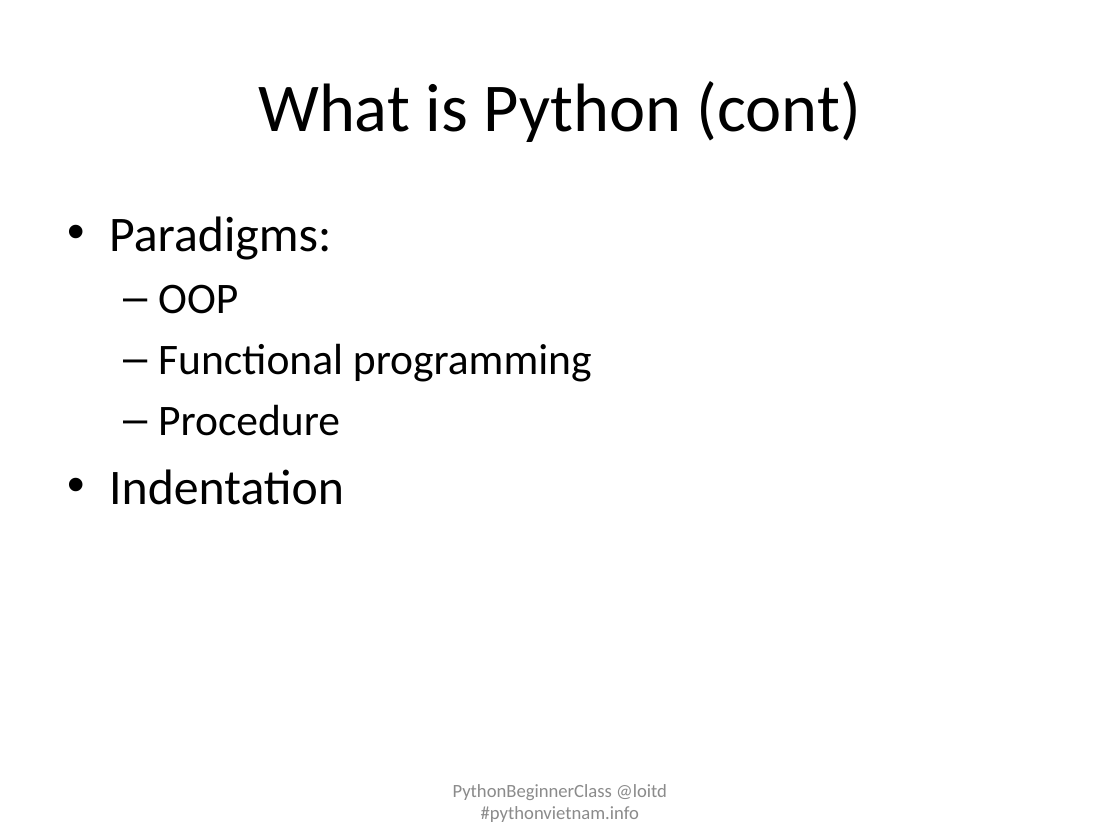
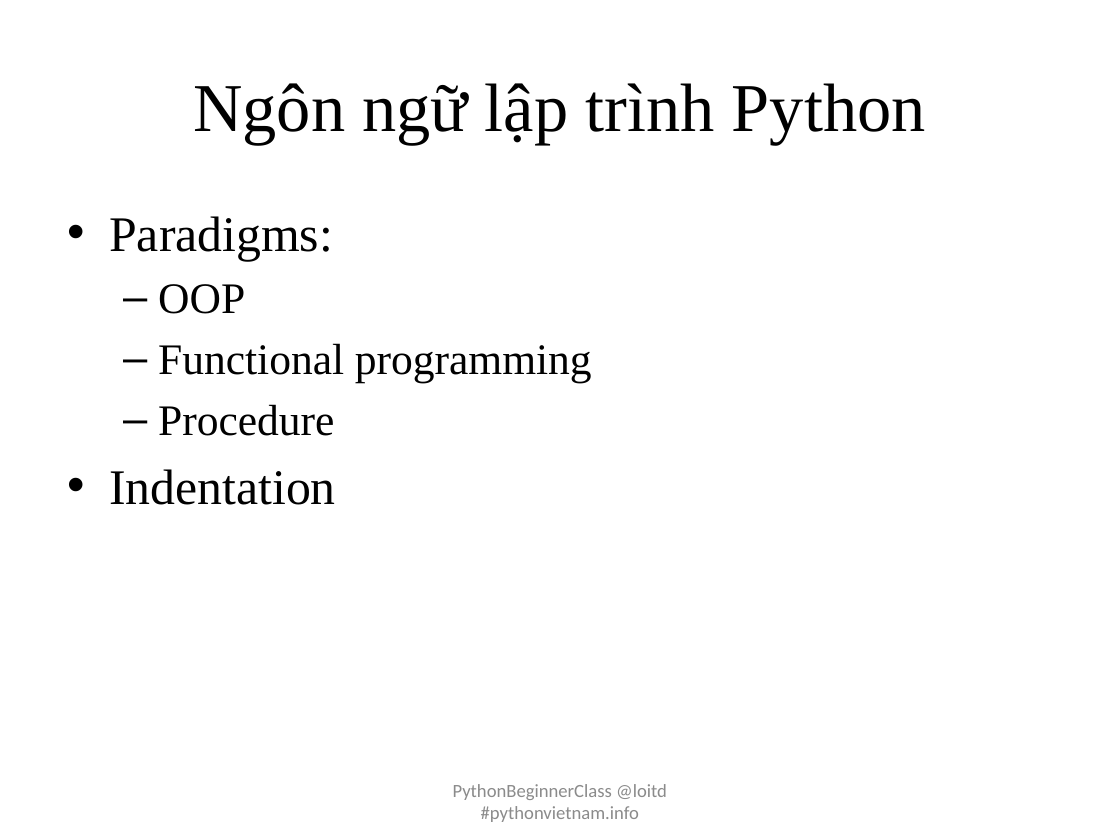
Before and after one commit to pythonvietnam/pbc032015, a slide deck: slide 10 of pbc-day-01-introduction.pptx (slide 8 before the commit). Drawn at 1120x840 pixels with LibreOffice and Linux fonts; fonts in the diff are those of the drawing. Boxes give left, top, right and bottom in pixels: in the first picture for what was removed or moved away, otherwise in the second. Text is boxed around its words. In the diff, an @@ line names an element or a change of style, - is before the commit and + after.

```diff
--- a/pbc-day-01-introduction.pptx
+++ b/pbc-day-01-introduction.pptx
@@ title at (193,83,926,144): text changed; font Calibri to Times New Roman @@
-What is Python (cont)
+Ngôn ngữ lập trình Python
@@ text "Paradigms:" at (109,216,592,505): font Calibri to Times New Roman @@
```
Also in this commit, not shown: 12 other slides changed, 6 slides added, 2 slides removed, 1 other file.
